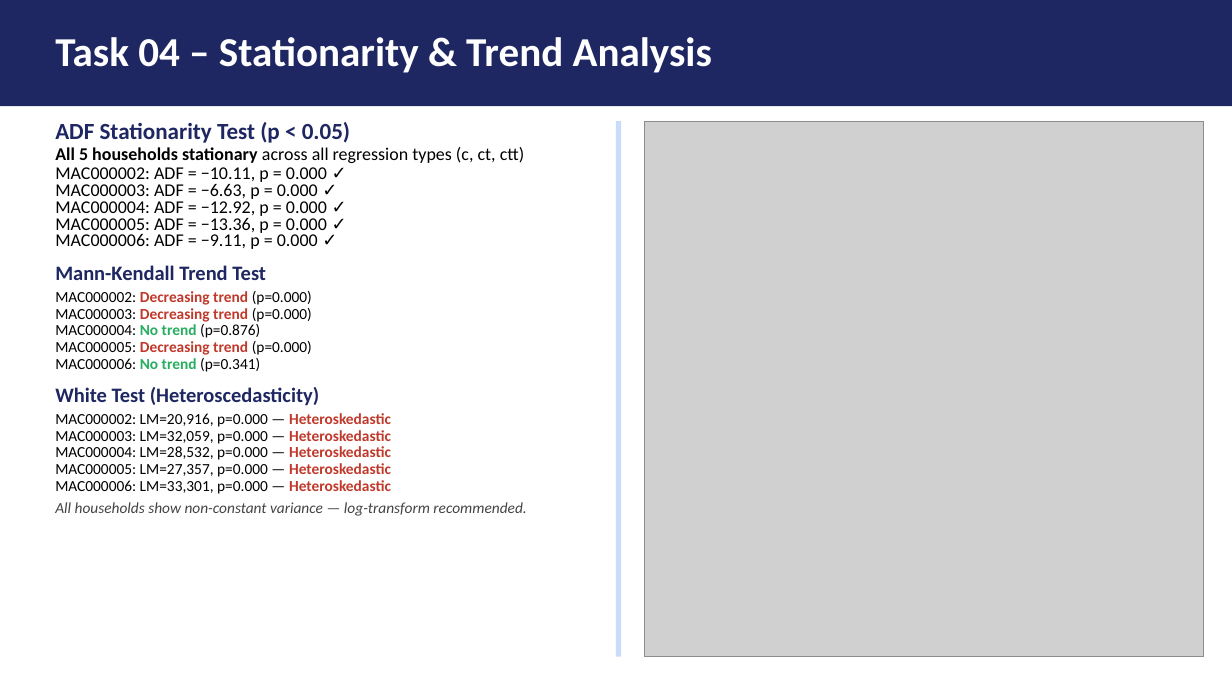
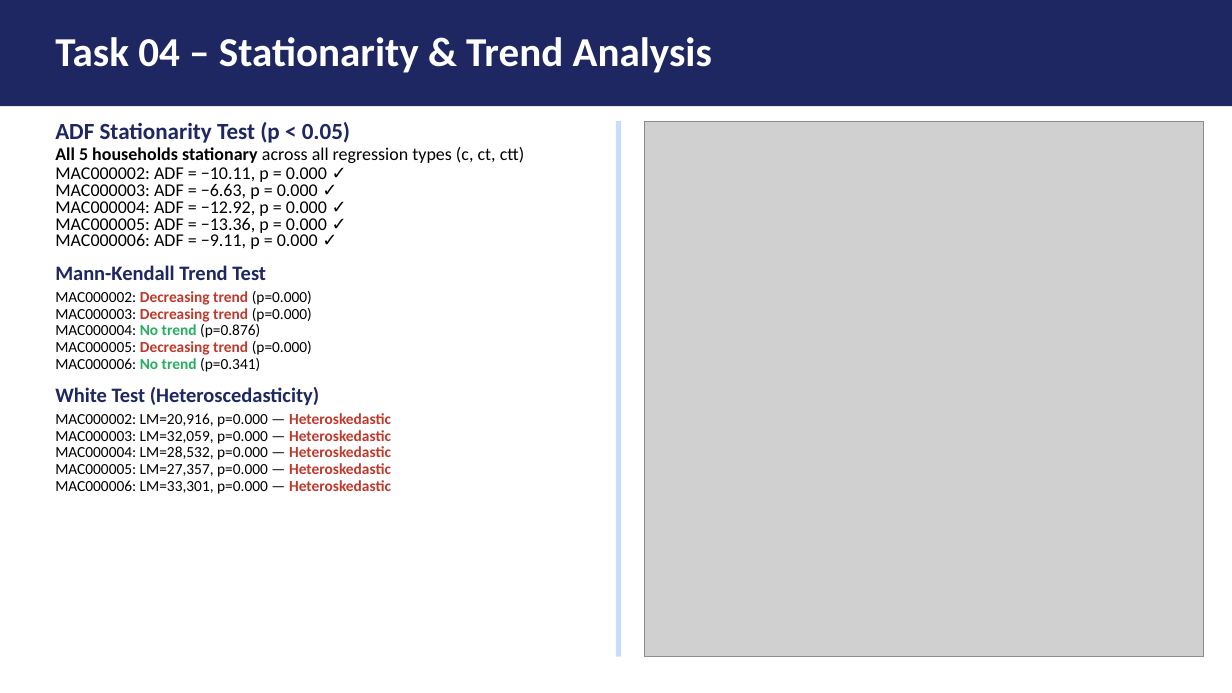
Before and after one commit to FVardi/PhD-Courses, a slide deck: slide 3 of Deep learning for time-series/Assignment 2/Presentation.pptx. Drawn at 1232x693 pixels with LibreOffice and Linux fonts; fonts in the diff are those of the drawing; grey boxes stand for pictures. Boxes give left, top, right and bottom in pixels: in the first picture for what was removed or moved away, otherwise in the second. Text is boxed around its words. In the diff, an @@ line names an element or a change of style, - is before the commit and + after.

```diff
--- a/Deep learning for time-series/Assignment 2/Presentation.pptx
+++ b/Deep learning for time-series/Assignment 2/Presentation.pptx
@@ text at [55, 502, 526, 516]: paragraph removed @@
-All households show non-constant variance — log-transform recommended.
```
Also in this commit, not shown: 4 other slides changed, 24 other files.
